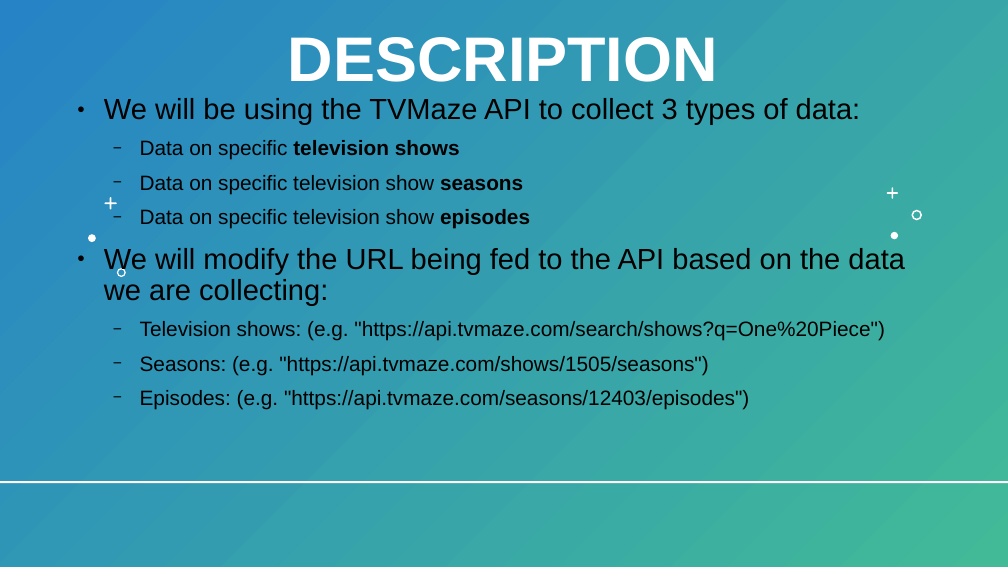
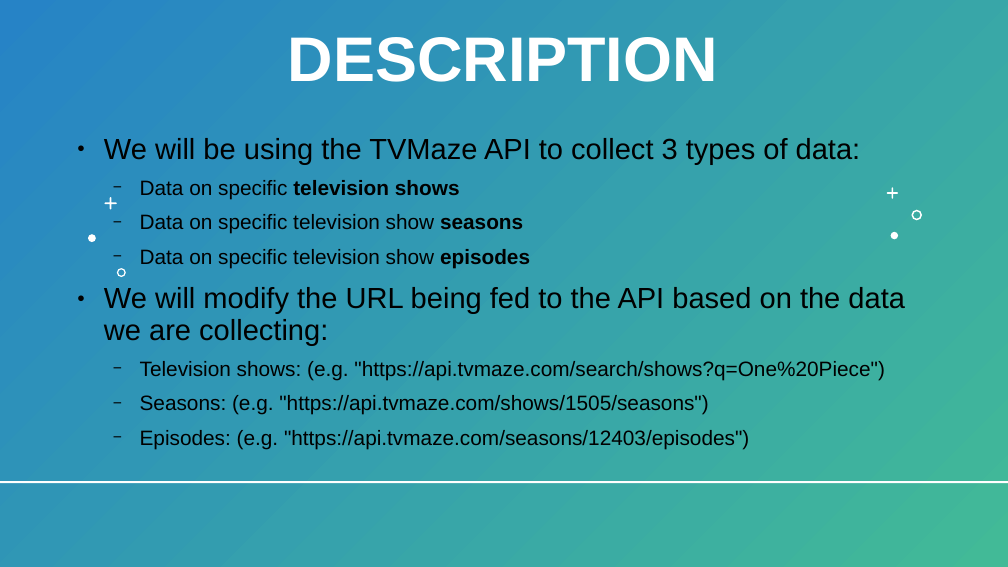
Before and after one commit to BaldeepDhada/API-Shows, a slide deck: slide 2 of 534-Slides.pptx. Drawn at 1008x567 pixels with LibreOffice and Linux fonts; fonts in the diff are those of the drawing. Boxes give left, top, right and bottom in pixels: in the first picture for what was removed or moved away, otherwise in the second. Text is boxed around its words. In the diff, an @@ line names an element or a change of style, - is before the commit and + after.

```diff
--- a/534-Slides.pptx
+++ b/534-Slides.pptx
@@ text "We will be using the ...": place and size @@
-text "We will be using the ..." at [104, 98, 905, 410]
+text "We will be using the ..." at [104, 138, 905, 449]
```
Also in this commit, not shown: 2 other slides changed, 3 other files.
